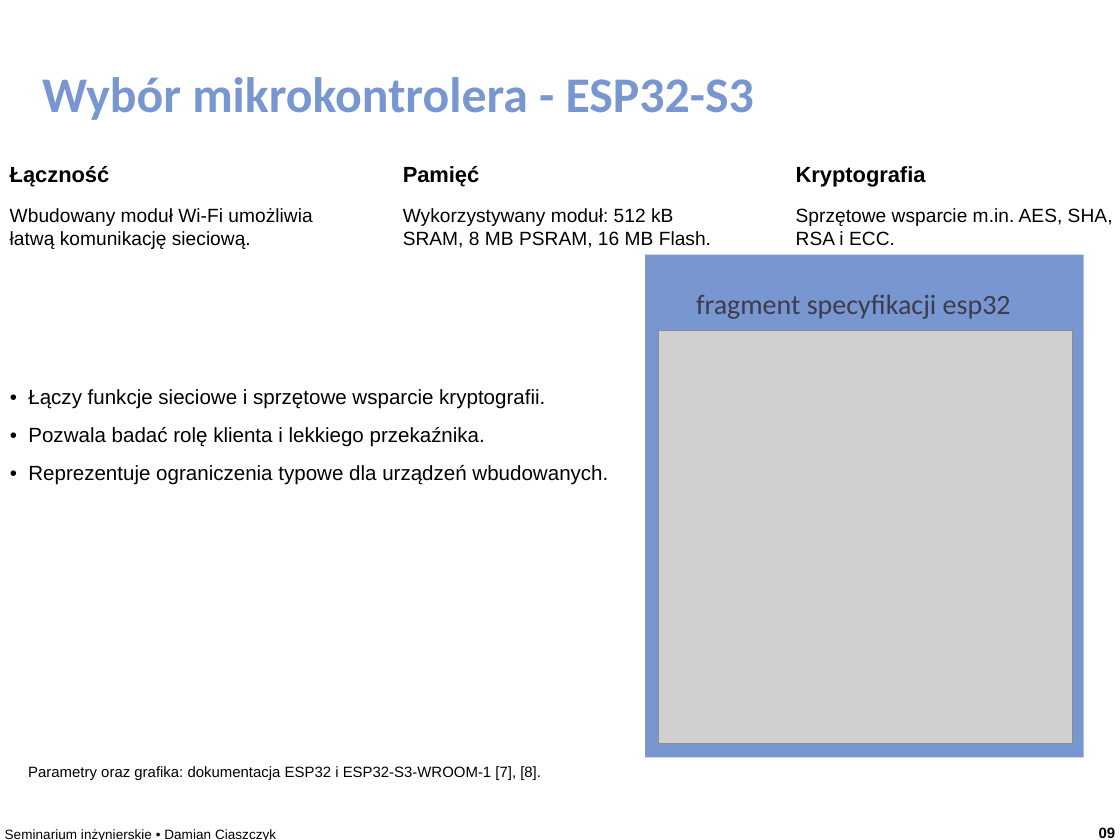
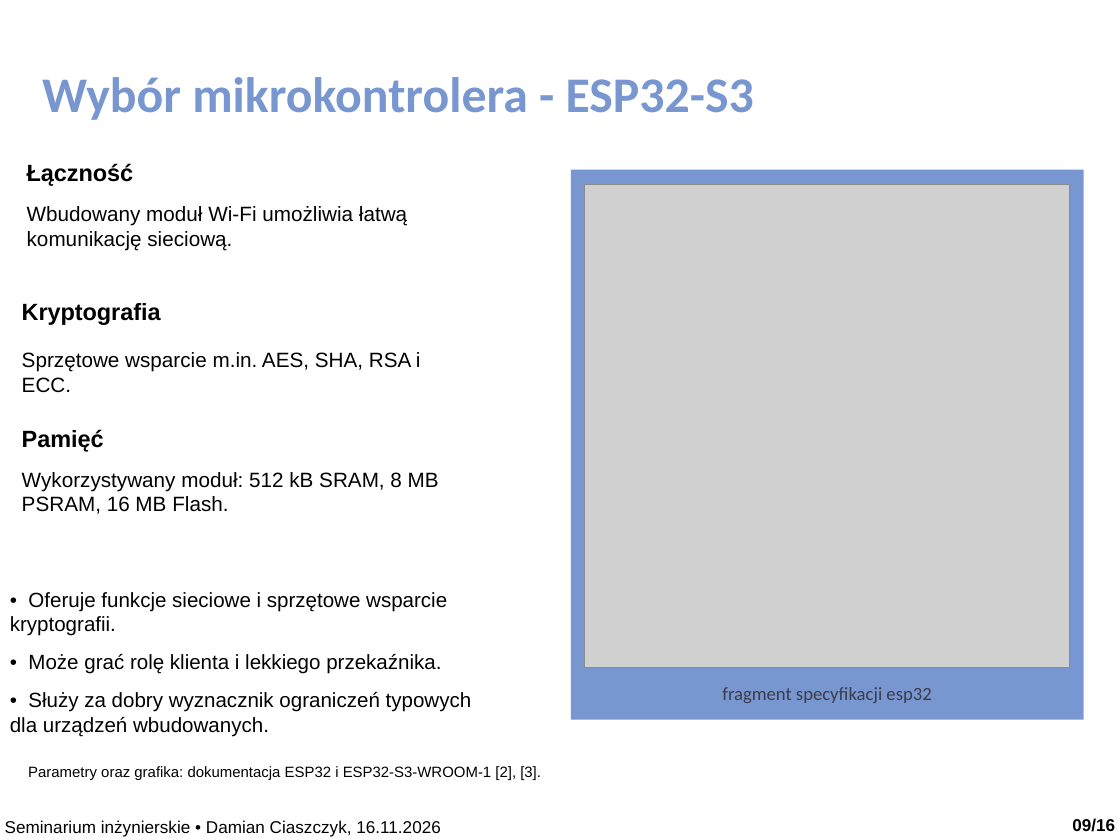
Before and after one commit to dciaszczyk/Engineering_Diploma, a slide deck: slide 9 of prezentacja/prezentacja_seminarka.pptx. Drawn at 1120x840 pixels with LibreOffice and Linux fonts; fonts in the diff are those of the drawing; grey boxes stand for pictures. Boxes give left, top, right and bottom in pixels: in the first picture for what was removed or moved away, otherwise in the second. Text is boxed around its words. In the diff, an @@ line names an element or a change of style, - is before the commit and + after.

```diff
--- a/prezentacja/prezentacja_seminarka.pptx
+++ b/prezentacja/prezentacja_seminarka.pptx
@@ text "Łączność": place and size @@
-text "Łączność" at box(10, 166, 109, 187)
+text "Łączność" at box(27, 163, 133, 186)
@@ rectangle: place and size @@
-rectangle at box(645, 254, 1084, 757)
+rectangle at box(571, 169, 1084, 719)
@@ text "Wbudowany moduł Wi‑Fi umożliwia łatwą ...": place and size @@
-text "Wbudowany moduł Wi‑Fi umożliwia łatwą ..." at box(10, 208, 312, 249)
+text "Wbudowany moduł Wi‑Fi umożliwia łatwą ..." at box(27, 206, 407, 251)
@@ picture: place and size @@
-picture at box(659, 330, 1073, 744)
+picture at box(585, 185, 1070, 668)
@@ size 14 to 15 pt in 3 elements at box(27, 163, 133, 186), box(22, 429, 104, 452), box(22, 303, 161, 325) @@
@@ text "Kryptografia": place and size @@
-text "Kryptografia" at box(796, 166, 926, 187)
+text "Kryptografia" at box(22, 303, 161, 325)
@@ size 12.3 to 13.3 pt in 3 elements at box(27, 206, 407, 251), box(22, 472, 439, 514), box(22, 352, 421, 393) @@
@@ text "Sprzętowe wsparcie m.in. AES, SHA, ...": place and size @@
-text "Sprzętowe wsparcie m.in. AES, SHA, ..." at box(796, 208, 1113, 246)
+text "Sprzętowe wsparcie m.in. AES, SHA, ..." at box(22, 352, 421, 393)
@@ text "Pamięć": place and size @@
-text "Pamięć" at box(403, 166, 479, 187)
+text "Pamięć" at box(22, 429, 104, 452)
@@ text "Wykorzystywany moduł: 512 kB SRAM, ...": place and size @@
-text "Wykorzystywany moduł: 512 kB SRAM, ..." at box(403, 208, 711, 248)
+text "Wykorzystywany moduł: 512 kB SRAM, ..." at box(22, 472, 439, 514)
@@ text at box(10, 592, 472, 737): text changed @@
-• Łączy funkcje sieciowe i sprzętowe wsparcie kryptografii.
-• Pozwala badać rolę klienta i lekkiego przekaźnika.
-• Reprezentuje ograniczenia typowe dla urządzeń wbudowanych.
+• Oferuje funkcje sieciowe i sprzętowe wsparcie kryptografii.
+• Może grać rolę klienta i lekkiego przekaźnika.
+• Służy za dobry wyznacznik ograniczeń typowych dla urządzeń wbudowanych.
@@ text "fragment specyfikacji esp32": place and size @@
-text "fragment specyfikacji esp32" at box(696, 294, 1011, 319)
+text "fragment specyfikacji esp32" at box(722, 687, 931, 703)
@@ text "fragment specyfikacji esp32" at box(722, 687, 931, 703): size 18 to 12 pt; alignment left to centre @@
@@ text at box(28, 766, 541, 780): text changed @@
-Parametry oraz grafika: dokumentacja ESP32 i ESP32-S3-WROOM-1 [7], [8].
+Parametry oraz grafika: dokumentacja ESP32 i ESP32-S3-WROOM-1 [2], [3].
@@ text at box(5, 820, 440, 837): text changed; size 8.7 to 11 pt @@
-Seminarium inżynierskie • Damian Ciaszczyk
+Seminarium inżynierskie • Damian Ciaszczyk, 16.11.2026
@@ text at box(1072, 818, 1115, 832): text changed; size 9.6 to 11 pt @@
-09
+09/16
```
Also in this commit, not shown: 15 other slides changed, 1 other file.
